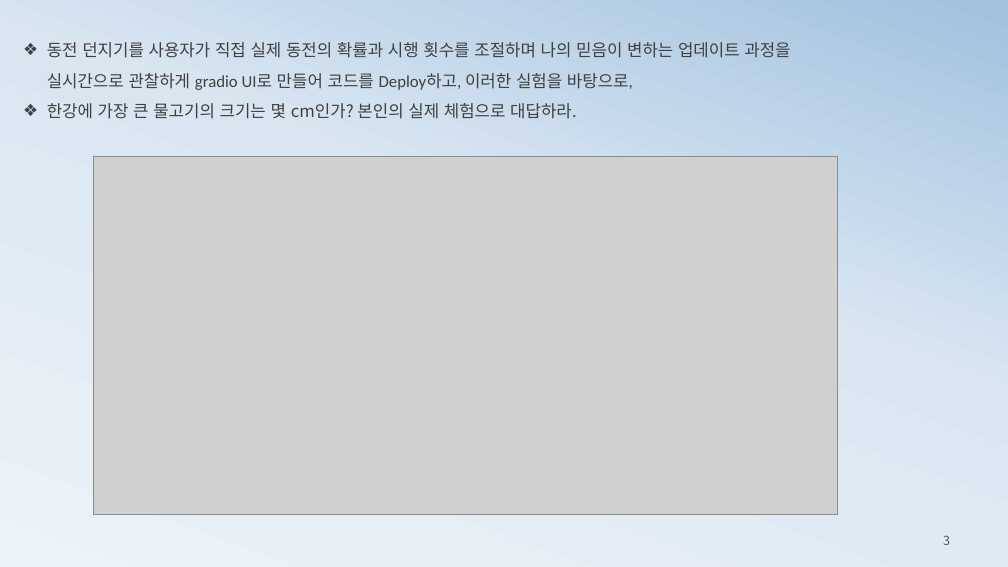
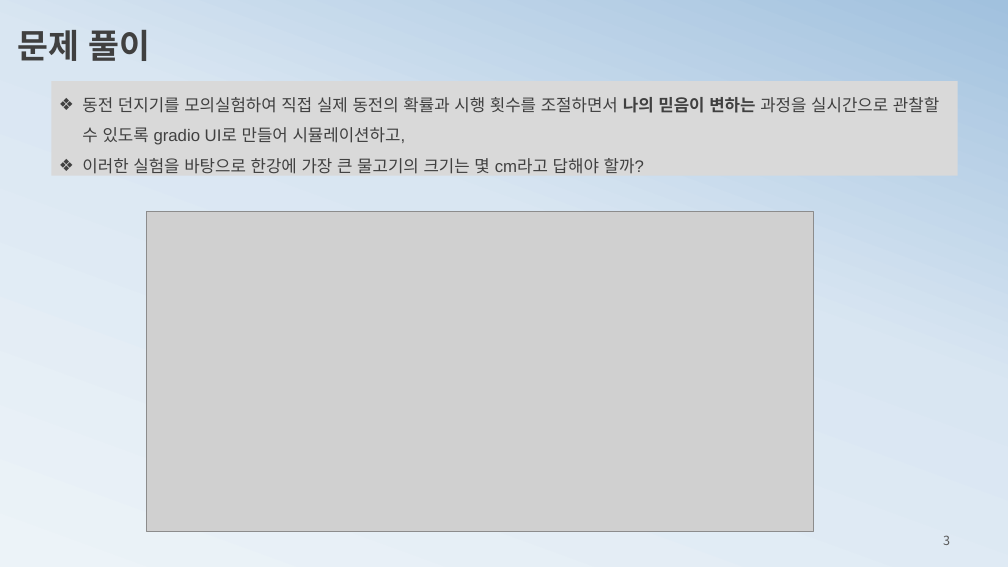
Before and after one commit to ancestor9/mathematics-for-machine-learning, a slide deck: slide 3 of 2_histogram2probability.pptx. Drawn at 1008x567 pixels with LibreOffice and Linux fonts; fonts in the diff are those of the drawing; grey boxes stand for pictures. Boxes give left, top, right and bottom in pixels: in the first picture for what was removed or moved away, otherwise in the second. Text is boxed around its words. In the diff, an @@ line names an element or a change of style, - is before the commit and + after.

```diff
--- a/2_histogram2probability.pptx
+++ b/2_histogram2probability.pptx
@@ text added at bbox=[17, 30, 150, 61], 32 pt, text #404040, bold @@
+문제 풀이
@@ rectangle "동전 던지기를 모의실험하여 직접 실제 ...": place and size @@
-rectangle "동전 던지기를 모의실험하여 직접 실제 ..." at bbox=[47, 42, 790, 119]
+rectangle "동전 던지기를 모의실험하여 직접 실제 ..." at bbox=[51, 81, 957, 175]
@@ rectangle "동전 던지기를 모의실험하여 직접 실제 ..." at bbox=[51, 81, 957, 175]: fill none to #D9D9D9 @@
@@ text in rectangle at bbox=[82, 97, 939, 174]: text changed; font Calibri to Arial @@
-❖ 동전 던지기를 사용자가 직접 실제 동전의 확률과 시행 횟수를 조절하며 나의 믿음이 변하는 업데이트 과정을 실시간으로 관찰하게 gradio UI로 만들어 코드를 Deploy하고, 이러한 실험을 바탕으로,
-❖ 한강에 가장 큰 물고기의 크기는 몇 cm인가? 본인의 실제 체험으로 대답하라.
+❖ 동전 던지기를 모의실험하여 직접 실제 동전의 확률과 시행 횟수를 조절하면서 나의 믿음이 변하는 과정을 실시간으로 관찰할 수 있도록 gradio UI로 만들어 시뮬레이션하고,
+❖ 이러한 실험을 바탕으로 한강에 가장 큰 물고기의 크기는 몇 cm라고 답해야 할까?
@@ picture: place and size @@
-picture at bbox=[93, 157, 837, 515]
+picture at bbox=[147, 211, 814, 532]
```
Also in this commit, not shown: 14 other slides changed, 5 slides added, 3 slides removed.
